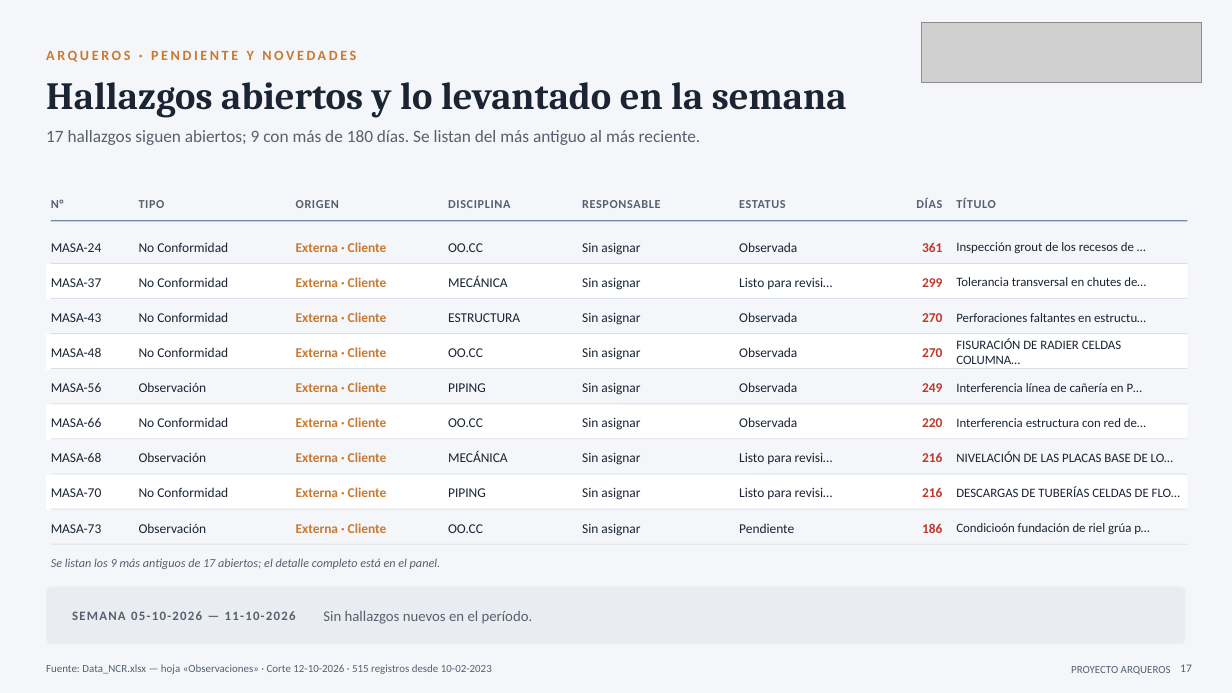
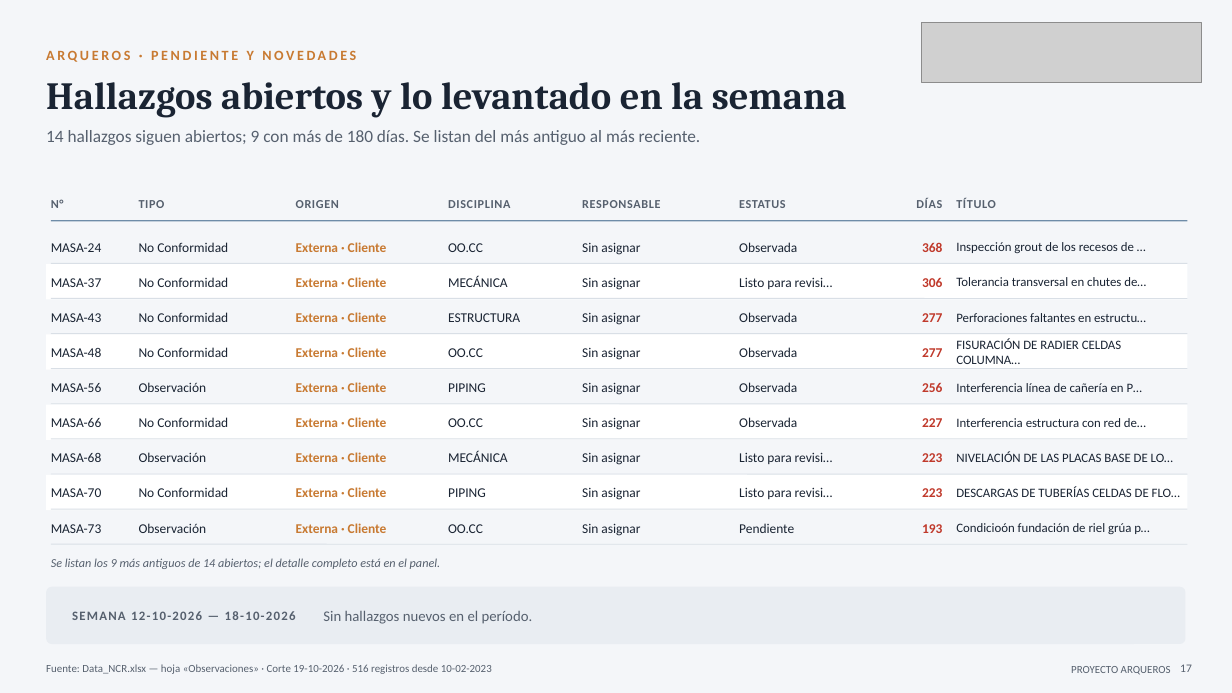
Before and after one commit to tdkvalex/Dashboard-HSEQ, a slide deck: slide 17 of modulo_nc/Panel_No_Conformidades.pptx. Drawn at 1232x693 pixels with LibreOffice and Linux fonts; fonts in the diff are those of the drawing; grey boxes stand for pictures. Boxes give left, top, right and bottom in pixels: in the first picture for what was removed or moved away, otherwise in the second. Text is boxed around its words. In the diff, an @@ line names an element or a change of style, - is before the commit and + after.

```diff
--- a/modulo_nc/Panel_No_Conformidades.pptx
+++ b/modulo_nc/Panel_No_Conformidades.pptx
@@ text at (46,130,701,145): text changed @@
-17 hallazgos siguen abiertos; 9 con más de 180 días. Se listan del más antiguo al más reciente.
+14 hallazgos siguen abiertos; 9 con más de 180 días. Se listan del más antiguo al más reciente.
@@ text at (922,243,942,252): text changed @@
-361
+368
@@ text at (922,278,942,287): text changed @@
-299
+306
@@ text at (922,313,942,322): text changed @@
-270
+277
@@ text at (922,348,942,357): text changed @@
-270
+277
@@ text at (922,383,942,392): text changed @@
-249
+256
@@ text at (922,418,942,427): text changed @@
-220
+227
@@ text at (922,453,942,462): text changed @@
-216
+223
@@ text at (922,488,942,497): text changed @@
-216
+223
@@ text at (922,524,942,533): text changed @@
-186
+193
@@ text at (51,558,440,569): text changed @@
-Se listan los 9 más antiguos de 17 abiertos; el detalle completo está en el panel.
+Se listan los 9 más antiguos de 14 abiertos; el detalle completo está en el panel.
@@ text at (72,611,296,620): text changed @@
-SEMANA 05-10-2026 — 11-10-2026
+SEMANA 12-10-2026 — 18-10-2026
@@ text at (46,664,492,674): text changed @@
-Fuente: Data_NCR.xlsx — hoja «Observaciones» · Corte 12-10-2026 · 515 registros desde 10-02-2023
+Fuente: Data_NCR.xlsx — hoja «Observaciones» · Corte 19-10-2026 · 516 registros desde 10-02-2023
```
Also in this commit, not shown: 16 other slides changed, 3 other files.
